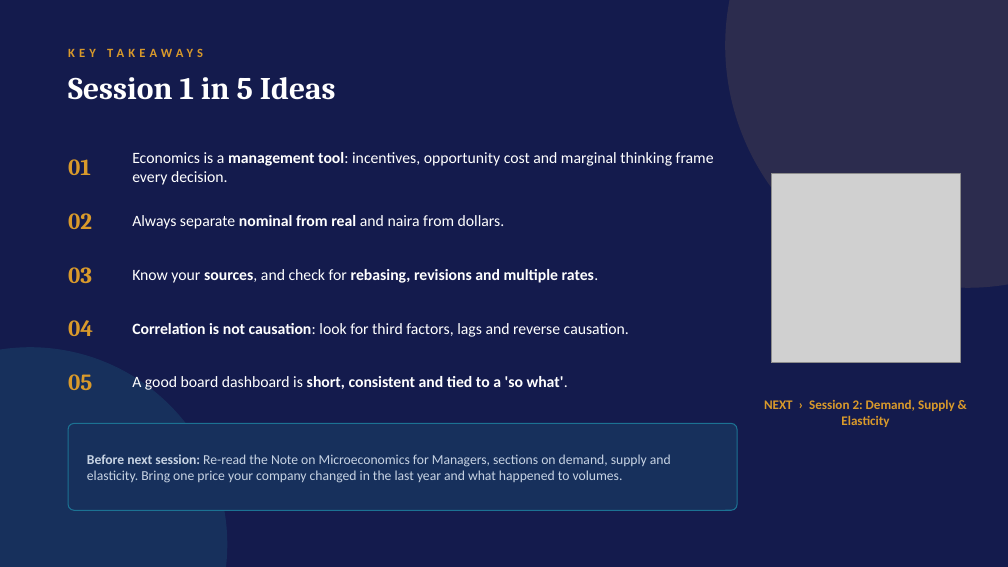
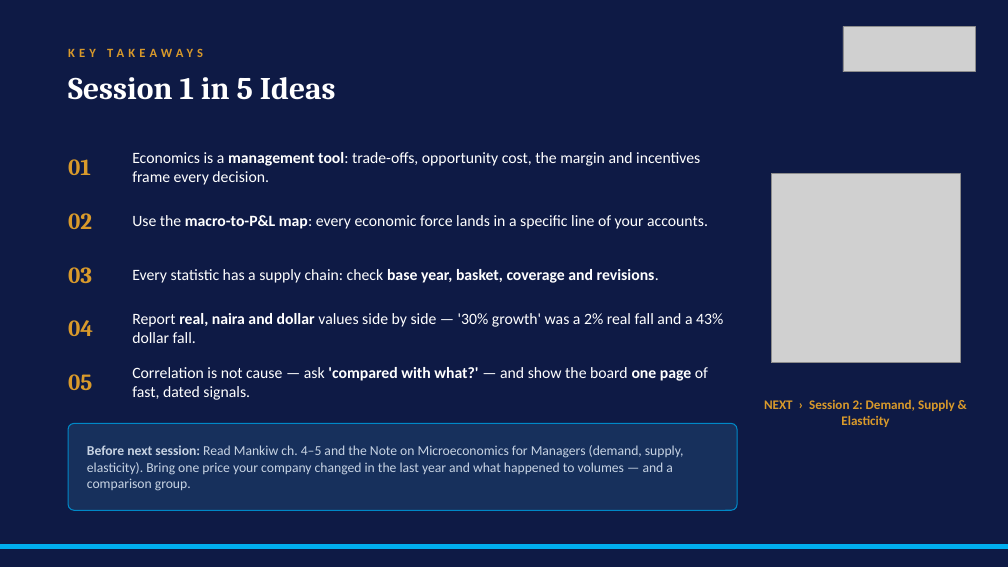
Before and after one commit to adibongo/eegb, a slide deck: slide 35 of sessions/s01/slides/EEGB_S01_Course_Overview_Data_Literacy_for_Managers.pptx (slide 27 before the commit). Drawn at 1008x567 pixels with LibreOffice and Linux fonts; fonts in the diff are those of the drawing; grey boxes stand for pictures; background and template pictures are left out. Boxes give left, top, right and bottom in pixels: in the first picture for what was removed or moved away, otherwise in the second. Text is boxed around its words. In the diff, an @@ line names an element or a change of style, - is before the commit and + after.

```diff
--- a/sessions/s01/slides/EEGB_S01_Course_Overview_Data_Literacy_for_Managers.pptx
+++ b/sessions/s01/slides/EEGB_S01_Course_Overview_Data_Literacy_for_Managers.pptx
@@ background #141B4D to picture (left out) @@
@@ ellipse removed at (726,0,1008,287) @@
@@ picture added at (843,26,975,72) @@
@@ text at (132,152,700,185): text changed @@
-Economics is a management tool: incentives, opportunity cost and marginal thinking frame every decision.
+Economics is a management tool: trade-offs, opportunity cost, the margin and incentives frame every decision.
@@ text at (132,215,708,229): text changed @@
-Always separate nominal from real and naira from dollars.
+Use the macro-to-P&L map: every economic force lands in a specific line of your accounts.
@@ text at (132,269,659,283): text changed; bold off @@
-Know your sources, and check for rebasing, revisions and multiple rates.
+Every statistic has a supply chain: check base year, basket, coverage and revisions.
@@ text at (132,313,723,343): text changed @@
-Correlation is not causation: look for third factors, lags and reverse causation.
+Report real, naira and dollar values side by side — '30% growth' was a 2% real fall and a 43% dollar fall.
@@ ellipse removed at (0,348,227,567) @@
@@ text at (132,367,708,400): text changed; bold off @@
-A good board dashboard is short, consistent and tied to a 'so what'.
+Correlation is not cause — ask 'compared with what?' — and show the board one page of fast, dated signals.
@@ rounded rectangle at (68,423,737,510): outline #1C7293 1 pt to #0088C7 1 pt @@
@@ text at (87,445,683,491): text changed @@
-Before next session: Re-read the Note on Microeconomics for Managers, sections on demand, supply and elasticity. Bring one price your company changed in the last year and what happened to volumes.
+Before next session: Read Mankiw ch. 4–5 and the Note on Microeconomics for Managers (demand, supply, elasticity). Bring one price your company changed in the last year and what happened to volumes — and a comparison group.
@@ rectangle added at (0,544,1008,549), fill #00AEEF, outline #00AEEF 1 pt @@
```
Also in this commit, not shown: 10 other slides changed, 40 slides added, 16 slides removed, 36 other files.
